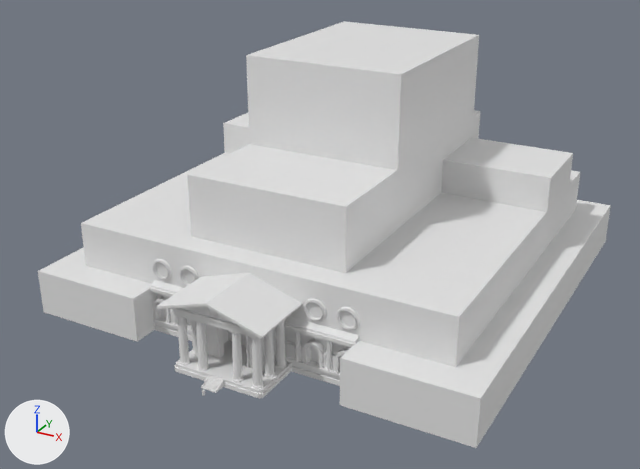
One commit to the Blender file env/models/castle_pieces.blend: the scene before it, then after it.
Camera for both pictures: a 50 mm lens placed at (332.0, -444.0, 361.0), pointed at (-2.0, 163.0, 57.0). Arrows for +X, +Y and +Z are at lower left; the lights stay in place.
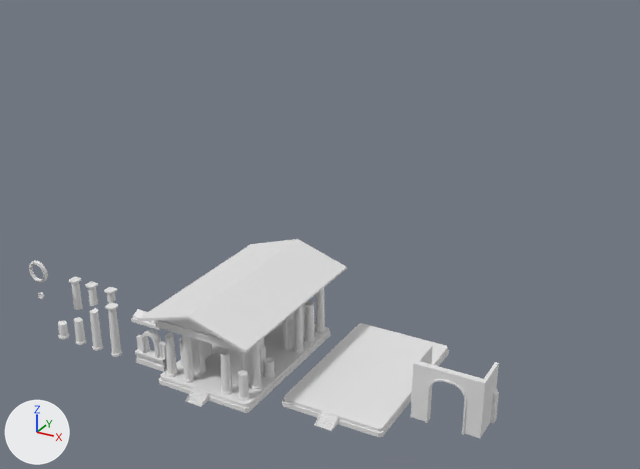
What differs and where, as boxes [x1, y1, x2, y2] in the pictures (640 x 469 px):
'Cube.004', deleted: before [38, 21, 611, 448]
'temple_1', added: after [138, 239, 347, 413]
'base', reshaped, moved, modifiers changed: before [174, 340, 292, 399]; after [282, 323, 449, 437]
'Cube.003', deleted: before [156, 273, 302, 339]
'Cube.005', reshaped, moved, modifiers changed (82% narrower, 40% shorter): before [150, 280, 359, 386]; after [131, 309, 167, 372]
'column.001', deleted: before [175, 315, 286, 388]
'Cylinder.002', moved: before [152, 259, 360, 331]; after [29, 261, 48, 283]
'pillar', added: after [105, 303, 122, 357]
'column.002', deleted: before [172, 310, 333, 371]
'pillar_ruined_1', added: after [89, 308, 103, 351]
'Cube.001', reshaped, moved (8% wider, 11% taller): before [201, 375, 224, 393]; after [314, 411, 339, 431]
'pillar_ruined_6', added: after [69, 277, 83, 310]
'pillar_ruined_2', added: after [74, 317, 86, 345]
'pillar_ruined_5', added: after [85, 281, 98, 306]
'Cube', deleted: before [202, 376, 222, 392]
'pillar_ruined_3', added: after [58, 321, 69, 339]
'pillar_ruined_4', added: after [104, 287, 117, 303]
'Cylinder', deleted: before [207, 307, 219, 317]
'player', deleted: before [202, 389, 205, 396]
part 1 of me_cube_002, built on: before [175, 340, 292, 398]; after [282, 323, 449, 437]
part 2 of me_cube_006, added: after [315, 412, 338, 431]
part 3 of me_cube, deleted: before [150, 280, 359, 386]
part 4 of me_cube, added: after [131, 309, 167, 372]
'Cube.002', unchanged, uncovered by the edit: before [205, 324, 276, 370]; after [411, 345, 499, 438]

What changed in the scene script:
```text
Change me_cube_002:
    used by ob_base; location = (0.0, 21.1, 2.9); scale = (3.2, 3.2, 3.2)
    remove me_cube_002.from_pydata(...)  # 22 vertices, 14 faces; spans x -12.2..0.0, y -6.0..10.2, z -1.0..0.9
    add me_cube_002.from_pydata(...)  # 32 vertices, 25 faces; spans x -12.2..12.2, y -6.0..32.8, z -1.0..0.9
    me_cube_002 part 1
    14 vertices are removed from x -12.2..0.0, y -6.0..10.2, z -1.0..0.9
    11 faces are deleted
    13 vertices are added at x -12.2..12.2, y -6.0..32.8, z -1.0..0.1
    6 new vertices lie (0.0, 0.0, 0.8) away from vertices in x -12.0..12.0, y -5.7..32.5, z 0.1
    5 new vertices lie (0.0, 0.0, 1.1) away from vertices in x -12.2..12.2, y -6.0..32.8, z -1.0
    22 new faces join them
Change me_cube_006:
    remove me_cube_006.from_pydata(...)  # 10 vertices, 7 faces; spans x 5.99..6.56, y -7.51..2.93, z 0.01..5.73
    add me_cube_006.from_pydata(...)  # 62 vertices, 34 faces; spans x -6.56..6.56, y -7.51..2.94, z -0.02..5.73
    me_cube_006 part 2: a new loose piece of 42 vertices spanning x -6.02..6.02, y -7.23..2.94, z -0.02..5.19
Change me_cube:
    remove me_cube.from_pydata(...)  # 446 vertices, 440 faces; spans x -91.2..-22.7, y 43.7..51.4, z -1.0..42.1
    add me_cube.from_pydata(...)  # 264 vertices, 238 faces; spans x -13.2..13.2, y -1.1..6.6, z -2.1..41.1
    me_cube part 3: 446 vertices removed from x -91.2..-22.7, y 43.7..51.4, z -1.0..42.1
    me_cube part 4: 264 vertices added at x -13.2..13.2, y -1.1..6.6, z -2.1..41.1
Change ob_base:
    ob_base.location: (0.0, 21.1, 2.9) -> (94.0, 21.1, 2.9)
    remove _m = ob_base.modifiers.new('Mirror', 'MIRROR')
    remove _m.use_clip = True
Remove ob_column_001:
    ob_column_001 = bpy.data.objects.new('column.001', me_cylinder_002)
Remove ob_player:
    ob_player = bpy.data.objects.new('player', me_cylinder_003)
Remove ob_cube:
    ob_cube = bpy.data.objects.new('Cube', me_cube_005)
Change ob_cube_001:
    ob_cube_001.location: (0.0, 0.0, 0.0) -> (94.0, 0.0, 0.0)
Remove ob_cube_003:
    ob_cube_003 = bpy.data.objects.new('Cube.003', me_cube_008)
Remove ob_cylinder:
    ob_cylinder = bpy.data.objects.new('Cylinder', me_cylinder_004)
Remove ob_cube_004:
    ob_cube_004 = bpy.data.objects.new('Cube.004', me_cube_009)
Change ob_cube_005:
    remove _m = ob_cube_005.modifiers.new('Mirror', 'MIRROR')
    ob_cube_005.location: (0.0, 0.0, 0.0) -> (-56.6, -3.1, 2.2)
Remove ob_column_002:
    ob_column_002 = bpy.data.objects.new('column.002', me_cylinder_001)
Change ob_cylinder_002:
    ob_cylinder_002.location: (0.0, 0.0, 0.0) -> (-165.6, -0.3, 53.1)
Add ob_temple_1:
    ob_temple_1 = bpy.data.objects.new('temple_1', me_cube_016)  # 8978 vertices, 7678 faces; spans x -45.3..45.3, y -12.3..135.6, z -0.3..69.9
    ob_temple_1.location = (0.7, 108.8, 0.0)
    ob_temple_1.rotation_euler = (0.0, 0.0, 3.142)  # degrees (0, 0, 180)
Add ob_pillar_ruined_6:
    ob_pillar_ruined_6 = bpy.data.objects.new('pillar_ruined_6', me_cylinder_011)  # 573 vertices, 478 faces; spans x -1.25..1.25, y -1.25..1.25, z 4.79..13.22
    ob_pillar_ruined_6.location = (-146.9, 19.7, 0.0)
    ob_pillar_ruined_6.scale = (3.2, 3.2, 3.2)
Add ob_pillar_ruined_5:
    ob_pillar_ruined_5 = bpy.data.objects.new('pillar_ruined_5', me_cylinder_010)  # 519 vertices, 426 faces; spans x -1.25..1.25, y -1.25..1.25, z 7.48..13.22
    ob_pillar_ruined_5.location = (-129.3, 19.7, 0.0)
    ob_pillar_ruined_5.scale = (3.2, 3.2, 3.2)
Add ob_pillar_ruined_4:
    ob_pillar_ruined_4 = bpy.data.objects.new('pillar_ruined_4', me_cylinder_009)  # 464 vertices, 371 faces; spans x -1.25..1.25, y -1.25..1.25, z 10.01..13.22
    ob_pillar_ruined_4.location = (-110.0, 19.7, 0.0)
    ob_pillar_ruined_4.scale = (3.2, 3.2, 3.2)
Add ob_pillar_ruined_3:
    ob_pillar_ruined_3 = bpy.data.objects.new('pillar_ruined_3', me_cylinder_008)  # 364 vertices, 276 faces; spans x -1.29..1.29, y -1.29..1.29, z 0.0..4.13
    ob_pillar_ruined_3.location = (-145.9, -0.2, 0.0)
    ob_pillar_ruined_3.scale = (3.2, 3.2, 3.2)
Add ob_pillar_ruined_2:
    ob_pillar_ruined_2 = bpy.data.objects.new('pillar_ruined_2', me_cylinder_007)  # 405 vertices, 319 faces; spans x -1.29..1.29, y -1.29..1.29, z 0.0..6.64
    ob_pillar_ruined_2.location = (-128.1, -0.2, 0.0)
    ob_pillar_ruined_2.scale = (3.2, 3.2, 3.2)
Add ob_pillar_ruined_1:
    ob_pillar_ruined_1 = bpy.data.objects.new('pillar_ruined_1', me_cylinder_006)  # 449 vertices, 363 faces; spans x -1.29..1.29, y -1.29..1.29, z 0.0..10.46
    ob_pillar_ruined_1.location = (-110.6, -0.2, 0.0)
    ob_pillar_ruined_1.scale = (3.2, 3.2, 3.2)
Add ob_pillar:
    ob_pillar = bpy.data.objects.new('pillar', me_cylinder_002_1)  # 592 vertices, 539 faces; spans x -1.29..1.29, y -1.29..1.29, z 0.0..13.22
    ob_pillar.location = (-91.5, -0.2, 0.0)
    ob_pillar.scale = (3.2, 3.2, 3.2)
```
